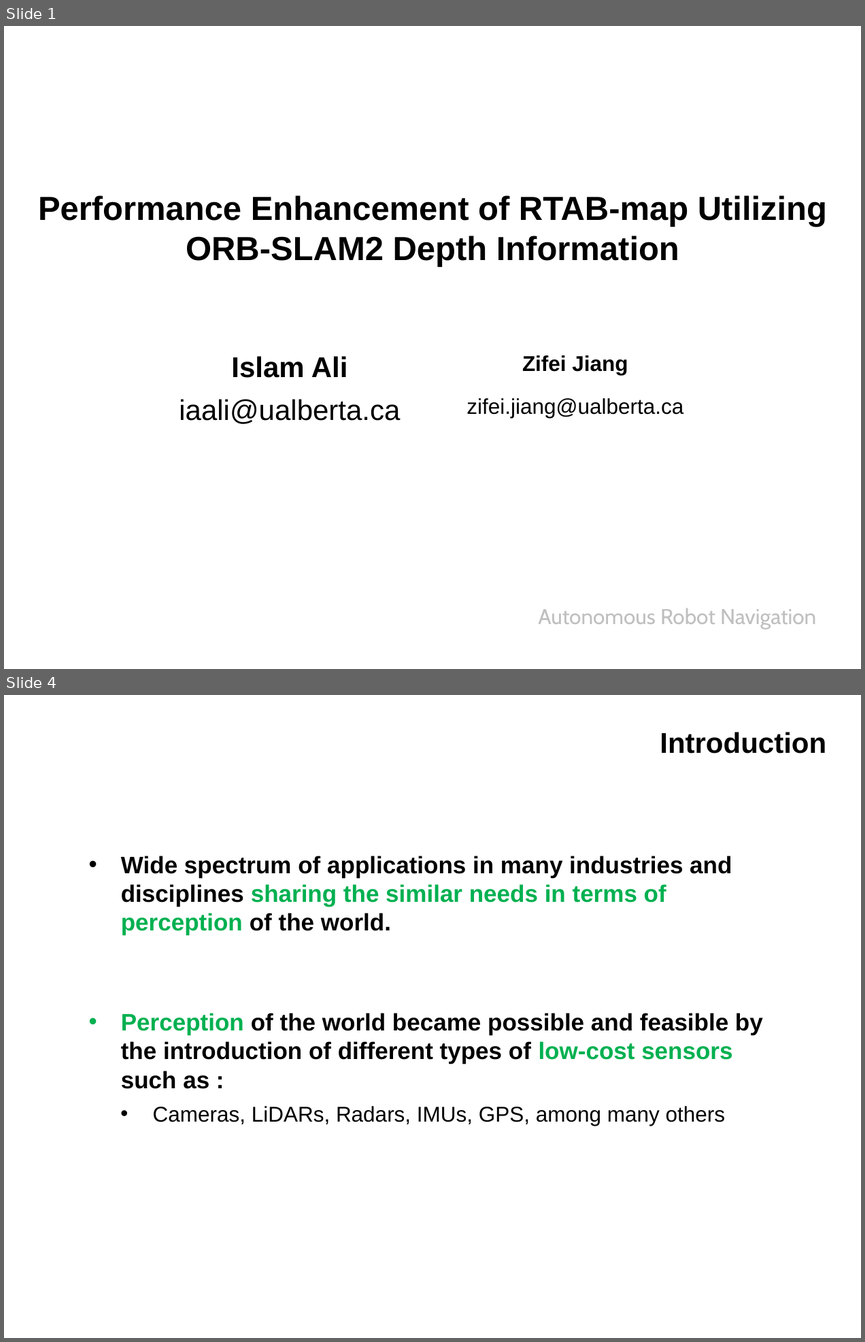
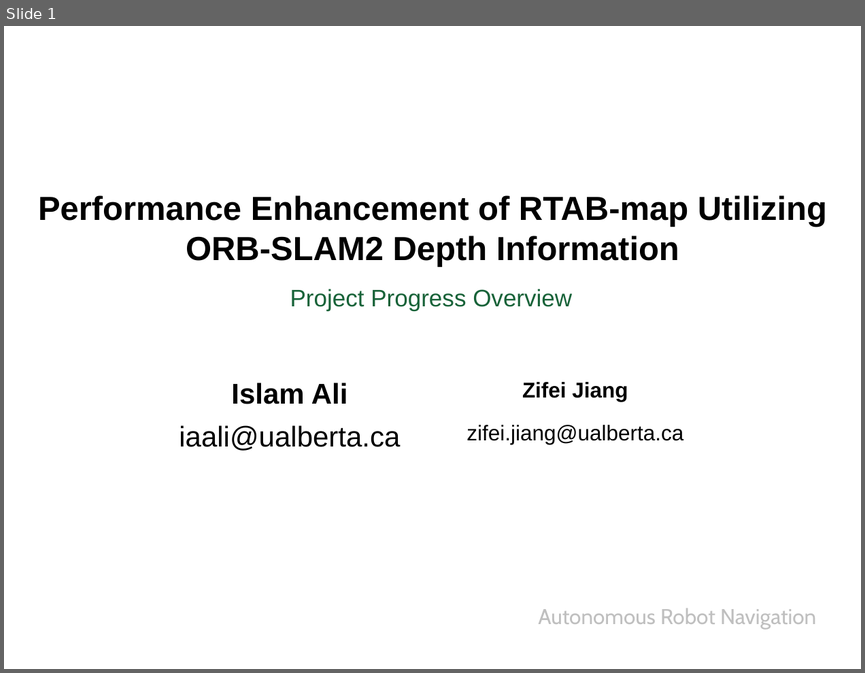
Before and after one commit to IslamAAli/ORBSLAM_RTABmap, a slide deck: Presentation_2/CMPUT631-ProjectProgress-V0P1.pptx. Shown one above the other, each under a label of ours: slides 1 and 4 before the commit, slide 1 after it; the slides between them are not shown. The pictures are 865x1342 and 865x673 pixels, drawn with LibreOffice and Linux fonts; fonts in the diff are those of the drawing; background and template pictures are left out. Boxes give left, top, right and bottom in pixels: in the first picture for what was removed or moved away, otherwise in the second. Text is boxed around its words. In the diff, an @@ line names an element or a change of style, - is before the commit and + after.

```diff
--- a/Presentation_2/CMPUT631-ProjectProgress-V0P1.pptx
+++ b/Presentation_2/CMPUT631-ProjectProgress-V0P1.pptx
@@ slide 4 removed at [4,695,861,1338], background #FFFFFF @@
@@ title removed at [660,732,826,753] @@
-Introduction
@@ text removed at [121,855,763,1125] @@
-• Wide spectrum of applications in many industries and disciplines sharing the similar needs in terms of perception of the world.
-• Perception of the world became possible and feasible by the introduction of different types of low-cost sensors such as :
-  • Cameras, LiDARs, Radars, IMUs, GPS, among many others
@@ slide 1 changed as well @@
@@ text added at [290,288,572,311], 20 pt, text #176238 @@
+Project Progress Overview
@@ table: place and size @@
-table at [147,347,718,427]
+table at [147,374,718,453]
```
Also in this commit, not shown: 2 other slides changed, 13 slides added, 12 other slides removed.
